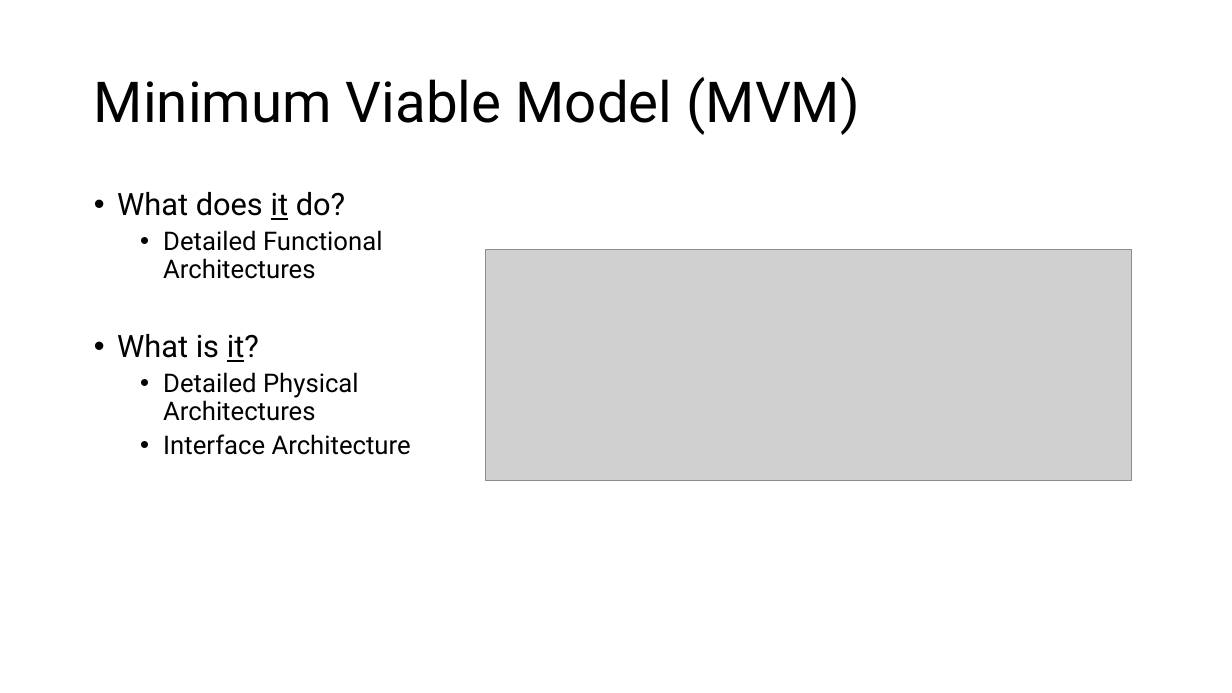
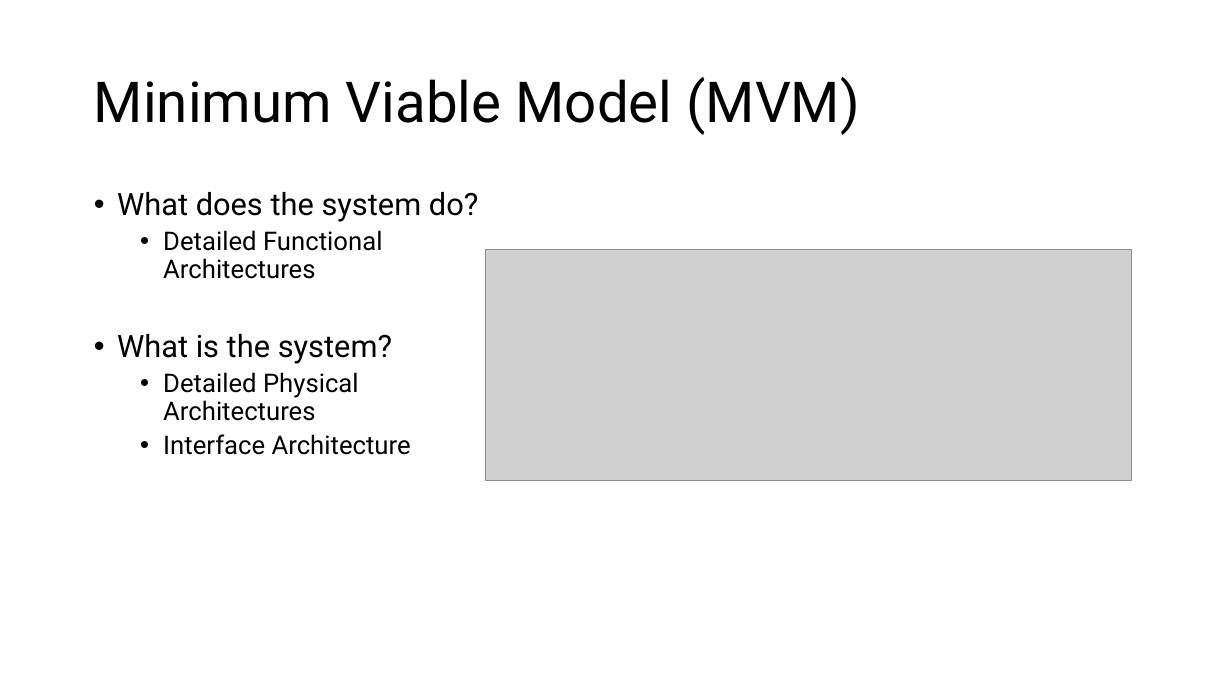
Before and after one commit to srudder16/Lifecycle_Modeling, a slide deck: slide 76 of 2025_WSRC/2026 WSRC Tutorial.pptx. Drawn at 1232x693 pixels with LibreOffice and Linux fonts; fonts in the diff are those of the drawing; grey boxes stand for pictures. Boxes give left, top, right and bottom in pixels: in the first picture for what was removed or moved away, otherwise in the second. Text is boxed around its words. In the diff, an @@ line names an element or a change of style, - is before the commit and + after.

```diff
--- a/2025_WSRC/2026 WSRC Tutorial.pptx
+++ b/2025_WSRC/2026 WSRC Tutorial.pptx
@@ text at (117,192,478,222): text changed @@
-• What does it do?
+• What does the system do?
@@ text at (117,334,392,364): text changed @@
-• What is it?
+• What is the system?
```
Also in this commit, not shown: 3 other slides changed, 6 slides added, 4 slides removed, 1 other file.
